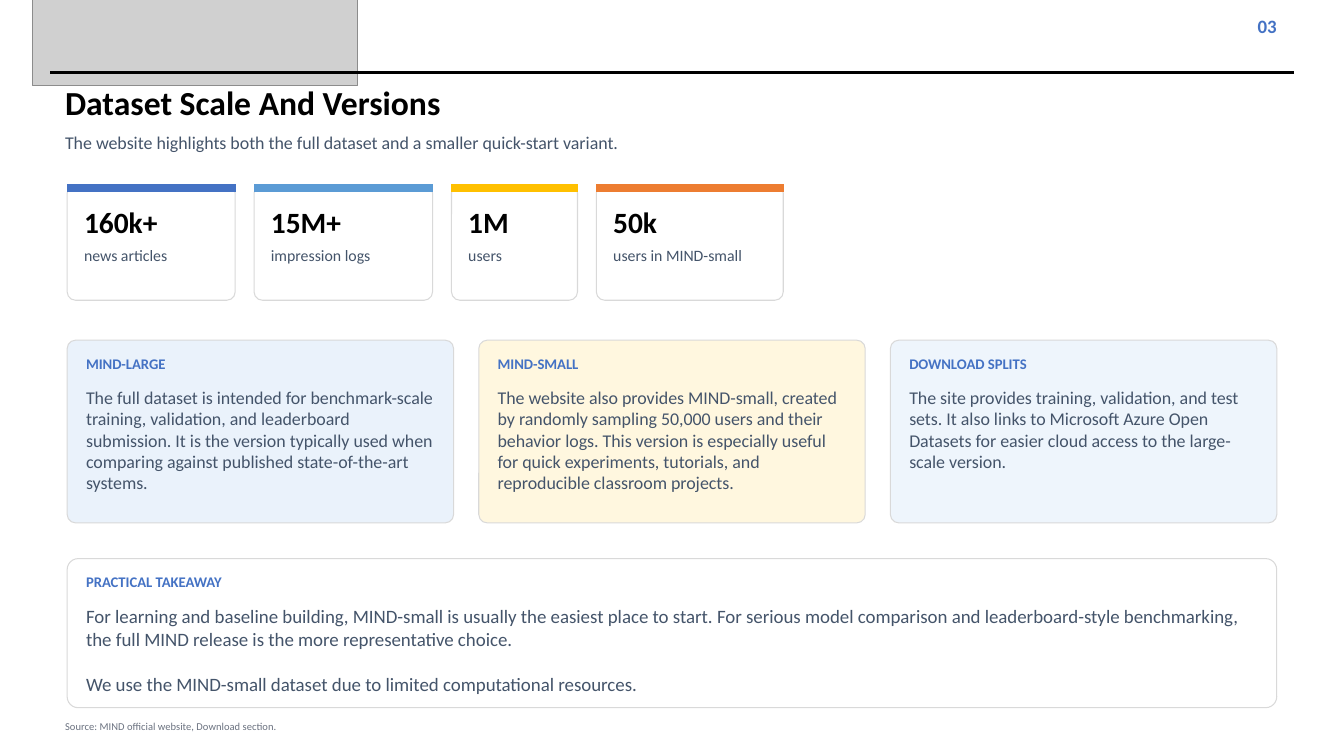
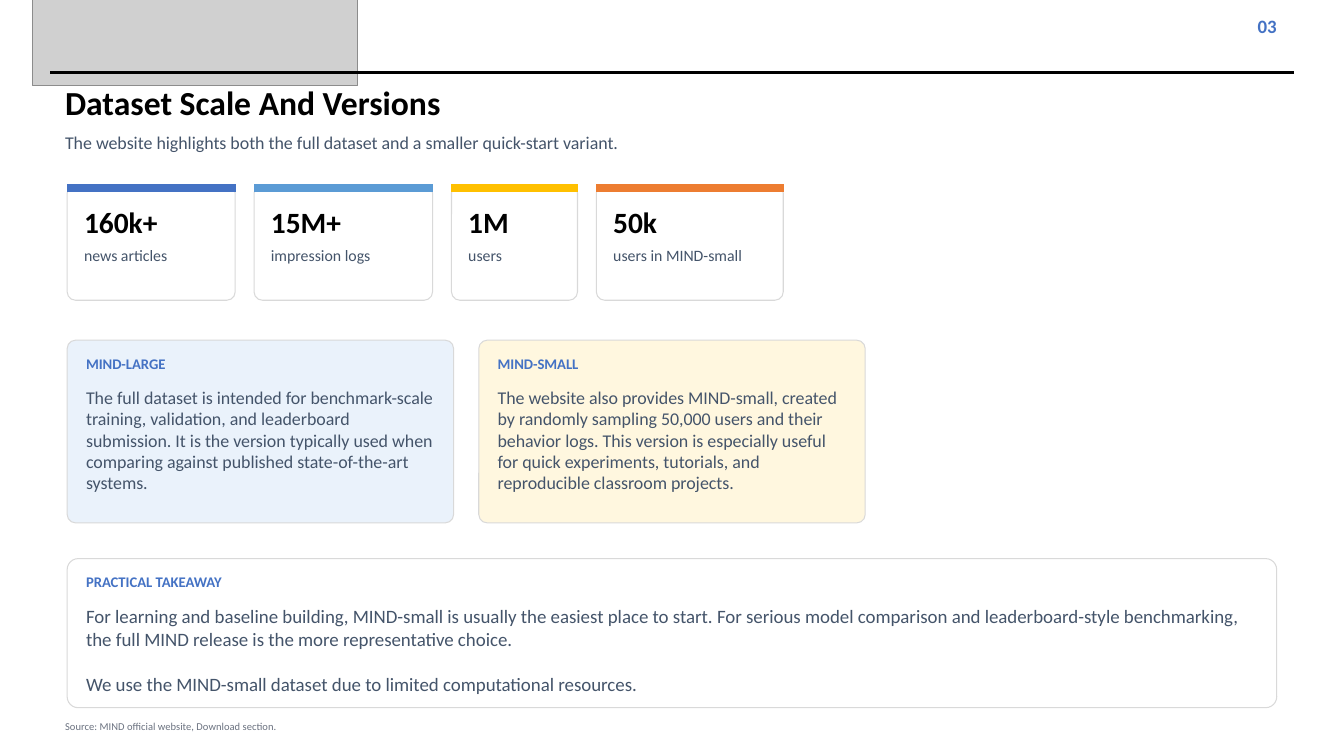
Before and after one commit to XiangningDeng/2026-MDSH-Submit, a slide deck: slide 4 of round1_baselines/Presentation1.pptx. Drawn at 1344x756 pixels with LibreOffice and Linux fonts; fonts in the diff are those of the drawing; grey boxes stand for pictures. Boxes give left, top, right and bottom in pixels: in the first picture for what was removed or moved away, otherwise in the second. Text is boxed around its words. In the diff, an @@ line names an element or a change of style, - is before the commit and + after.

```diff
--- a/round1_baselines/Presentation1.pptx
+++ b/round1_baselines/Presentation1.pptx
@@ rounded rectangle removed at box(890, 341, 1276, 523) @@
@@ text removed at box(909, 359, 1027, 369) @@
-DOWNLOAD SPLITS
@@ text removed at box(909, 391, 1238, 468) @@
-The site provides training, validation, and test sets. It also links to Microsoft Azure Open Datasets for easier cloud access to the large-scale version.
```
Also in this commit, not shown: 3 other slides changed, 1 other file.
